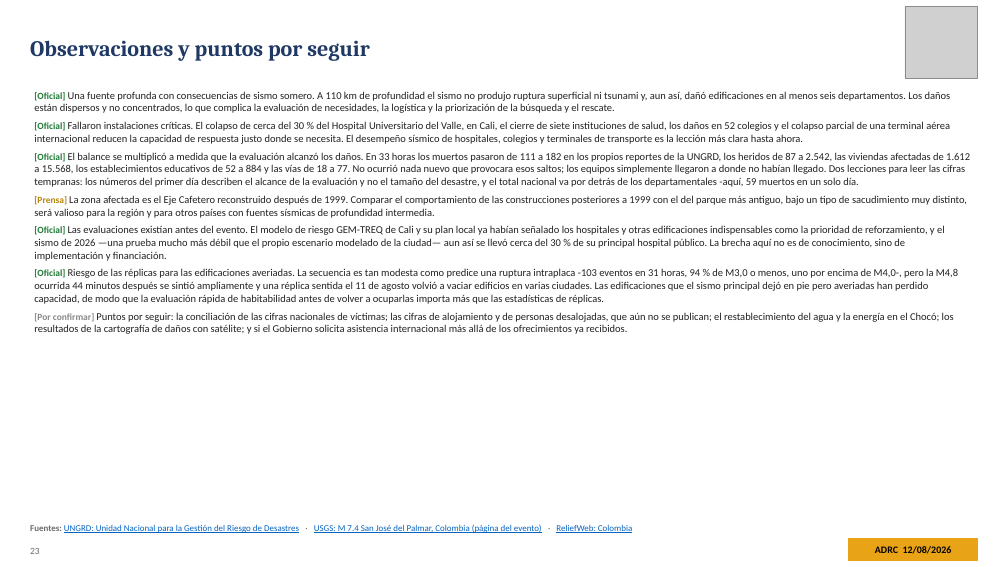
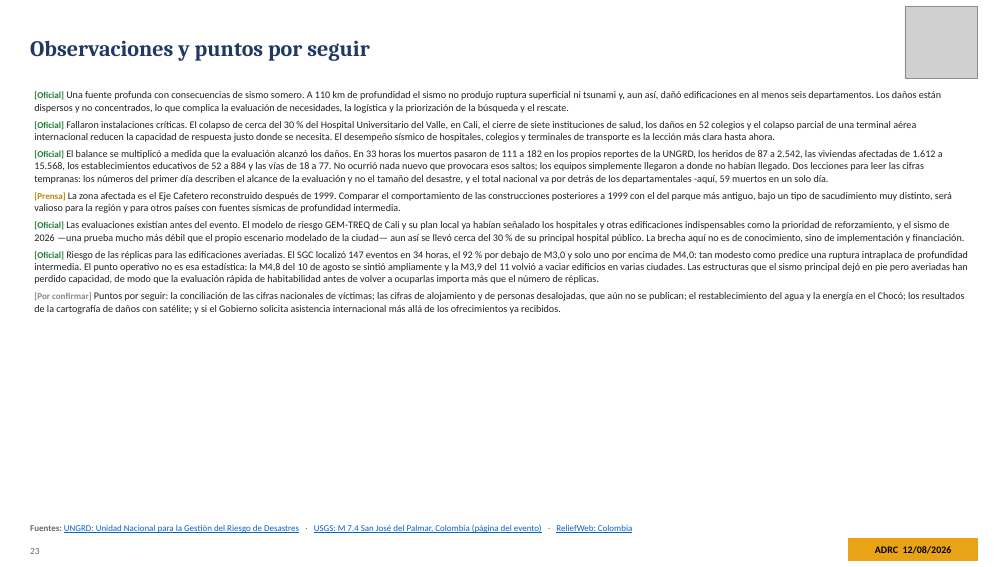
Before and after one commit to kochobi-max/whatsmap, a slide deck: slide 23 of reports/colombia_eq_20260810/output/ADRC_EQ_COL_Choco_20260810_ES.pptx. Drawn at 1008x567 pixels with LibreOffice and Linux fonts; fonts in the diff are those of the drawing; grey boxes stand for pictures. Boxes give left, top, right and bottom in pixels: in the first picture for what was removed or moved away, otherwise in the second. Text is boxed around its words. In the diff, an @@ line names an element or a change of style, - is before the commit and + after.

```diff
--- a/reports/colombia_eq_20260810/output/ADRC_EQ_COL_Choco_20260810_ES.pptx
+++ b/reports/colombia_eq_20260810/output/ADRC_EQ_COL_Choco_20260810_ES.pptx
@@ text at (x1=34, y1=91, x2=965, y2=314): size 9 to 8.6 pt in "[Oficial]", "[Oficial]", "[Oficial]", "[Prensa]" and 2 more places; size 10 to 9.6 pt in "Una fuente profunda con consecuencias de sismo ...", "Fallaron instalaciones críticas. El colapso de cerca ...", "El balance se multiplicó a medida que ...", "La zona afectada es el Eje Cafetero ..." and 2 more places @@
@@ text at (x1=34, y1=251, x2=968, y2=284): text changed; size 10 to 9.6 pt @@
-• [Oficial] Riesgo de las réplicas para las edificaciones averiadas. La secuencia es tan modesta como predice una ruptura intraplaca -103 eventos en 31 horas, 94 % de M3,0 o menos, uno por encima de M4,0-, pero la M4,8 ocurrida 44 minutos después se sintió ampliamente y una réplica sentida el 11 de agosto volvió a vaciar edificios en varias ciudades. Las edificaciones que el sismo principal dejó en pie pero averiadas han perdido capacidad, de modo que la evaluación rápida de habitabilidad antes de volver a ocuparlas importa más que las estadísticas de réplicas.
+• [Oficial] Riesgo de las réplicas para las edificaciones averiadas. El SGC localizó 147 eventos en 34 horas, el 92 % por debajo de M3,0 y solo uno por encima de M4,0: tan modesto como predice una ruptura intraplaca de profundidad intermedia. El punto operativo no es esa estadística: la M4,8 del 10 de agosto se sintió ampliamente y la M3,9 del 11 volvió a vaciar edificios en varias ciudades. Las estructuras que el sismo principal dejó en pie pero averiadas han perdido capacidad, de modo que la evaluación rápida de habitabilidad antes de volver a ocuparlas importa más que el número de réplicas.
```
Also in this commit, not shown: 2 other slides changed, 12 other files.
